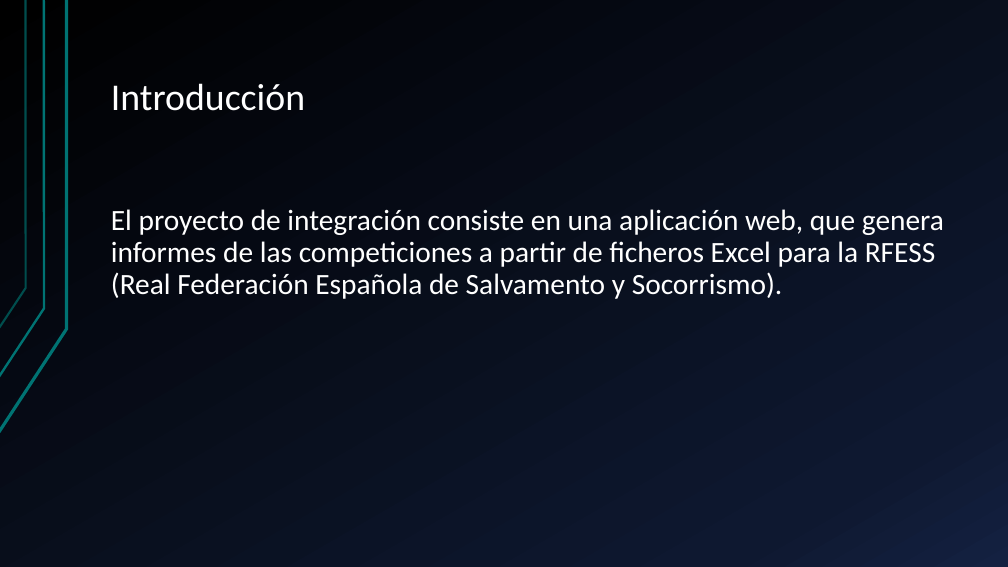
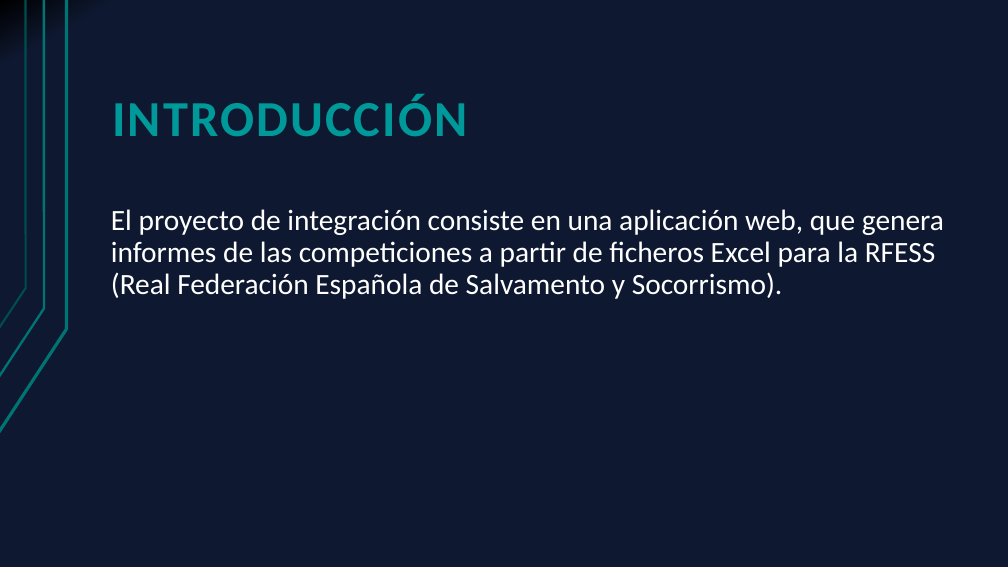
Before and after one commit to Cristoto/FederacionInformes, a slide deck: slide 3 of doc/Presentación/Generador de informes RFESS.pptx. Drawn at 1008x567 pixels with LibreOffice and Linux fonts; fonts in the diff are those of the drawing. Boxes give left, top, right and bottom in pixels: in the first picture for what was removed or moved away, otherwise in the second. Text is boxed around its words. In the diff, an @@ line names an element or a change of style, - is before the commit and + after.

```diff
--- a/doc/Presentación/Generador de informes RFESS.pptx
+++ b/doc/Presentación/Generador de informes RFESS.pptx
@@ background gradient #000000 to #0F1931 to #142242 to gradient #000000 to #0F1931 @@
@@ title at [112,95,467,137]: text changed; size 36 to 48 pt; text colour #FFFFFF to #009999; bold on @@
-Introducción
+INTRODUCCIÓN
```
Also in this commit, not shown: 13 other slides changed, 3 slides added.
